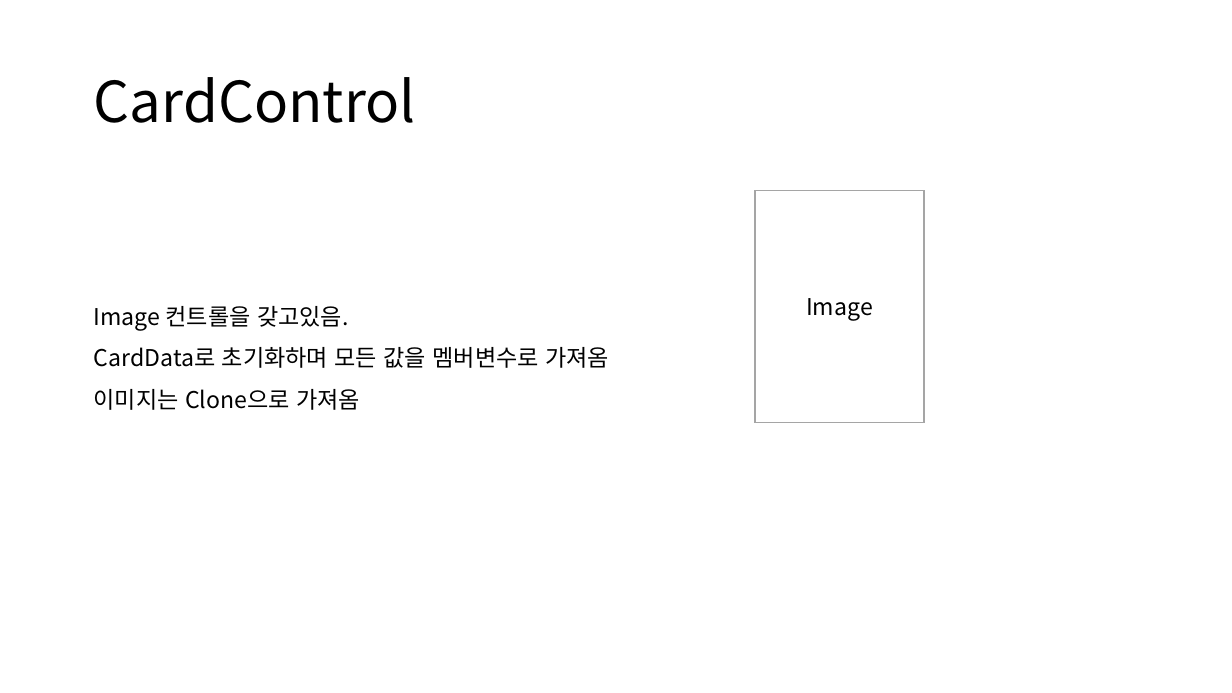
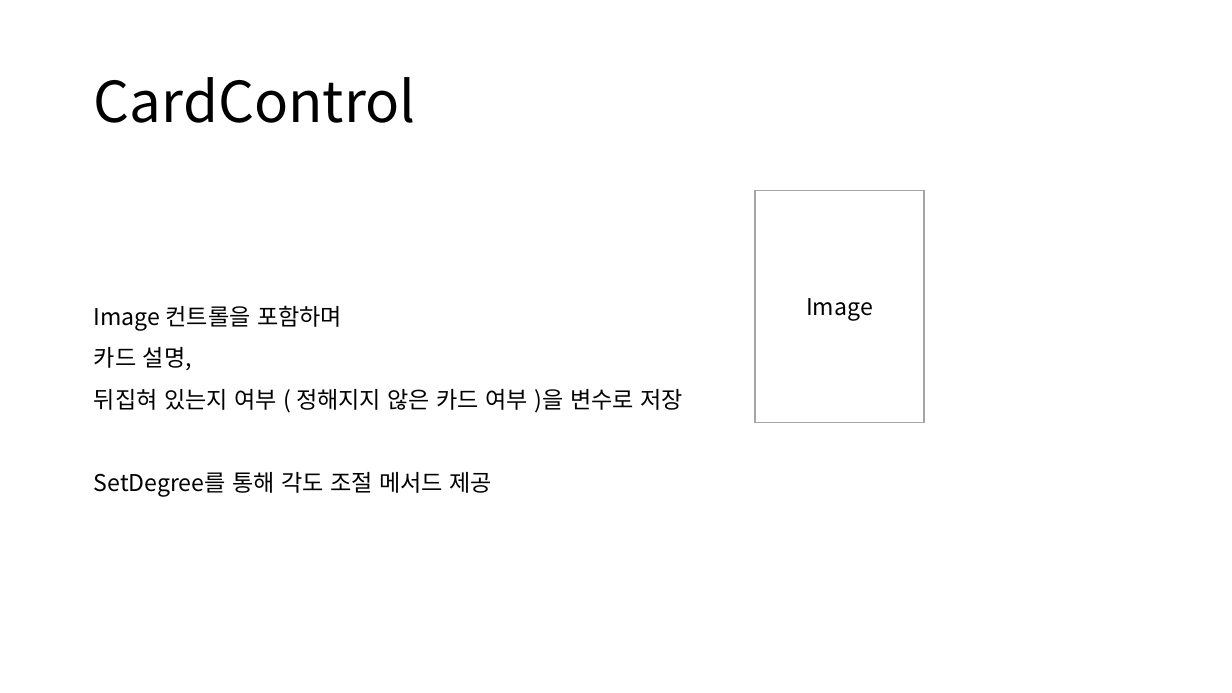
Before and after one commit to poro912/TaroDesktopPrivate, a slide deck: slide 11 of Document/타로 상세 설계서.pptx. Drawn at 1232x693 pixels with LibreOffice and Linux fonts; fonts in the diff are those of the drawing. Boxes give left, top, right and bottom in pixels: in the first picture for what was removed or moved away, otherwise in the second. Text is boxed around its words. In the diff, an @@ line names an element or a change of style, - is before the commit and + after.

```diff
--- a/Document/타로 상세 설계서.pptx
+++ b/Document/타로 상세 설계서.pptx
@@ text at box(94, 305, 683, 497): text changed @@
-Image 컨트롤을 갖고있음.
-CardData로 초기화하며 모든 값을 멤버변수로 가져옴
-이미지는 Clone으로 가져옴
+Image 컨트롤을 포함하며
+카드 설명,
+뒤집혀 있는지 여부 ( 정해지지 않은 카드 여부 )을 변수로 저장
+SetDegree를 통해 각도 조절 메서드 제공
```
Also in this commit, not shown: 3 other slides changed, 12 slides added, 4 slides removed.
